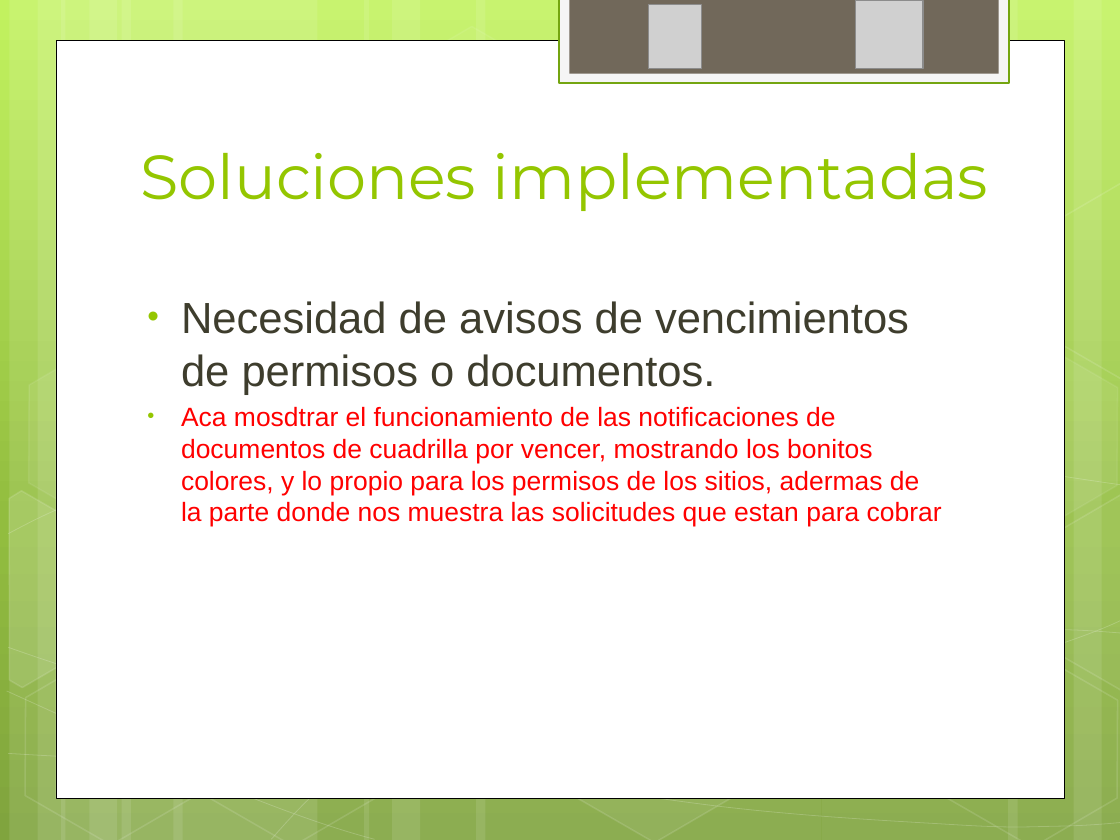
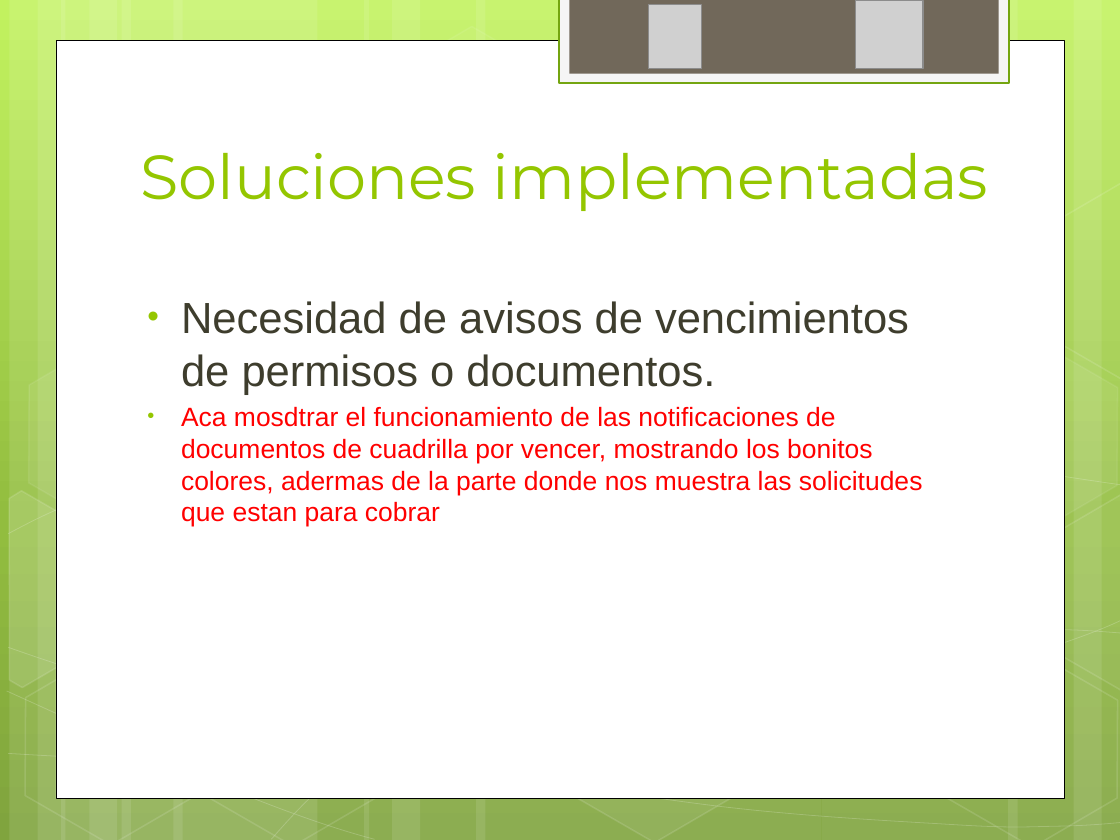
Before and after one commit to ptissera/habilitacion-profesional-2012-4k4, a slide deck: slide 10 of Documentacion/Proyecto/ExposicionRegularidad.pptx. Drawn at 1120x840 pixels with LibreOffice and Linux fonts; fonts in the diff are those of the drawing; grey boxes stand for pictures. Boxes give left, top, right and bottom in pixels: in the first picture for what was removed or moved away, otherwise in the second. Text is boxed around its words. In the diff, an @@ line names an element or a change of style, - is before the commit and + after.

Commit message:
plan de despliegue y correcciones ppt

```diff
--- a/Documentacion/Proyecto/ExposicionRegularidad.pptx
+++ b/Documentacion/Proyecto/ExposicionRegularidad.pptx
@@ text at <box>181,406,923,527</box>: text changed @@
-  • Aca mosdtrar el funcionamiento de las notificaciones de documentos de cuadrilla por vencer, mostrando los bonitos colores, y lo propio para los permisos de los sitios, adermas de la parte donde nos muestra las solicitudes que estan para cobrar
+  • Aca mosdtrar el funcionamiento de las notificaciones de documentos de cuadrilla por vencer, mostrando los bonitos colores, adermas de la parte donde nos muestra las solicitudes que estan para cobrar
```
Also in this commit, not shown: 1 other file.
